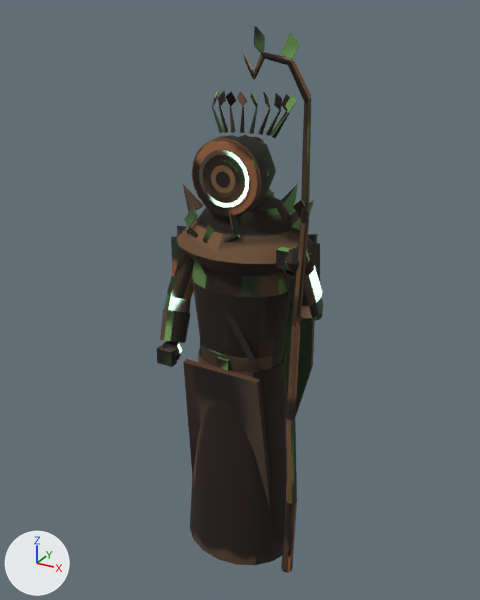
One commit to the glTF model assets/models/grove_voice.glb: the scene before it, then after it.
One viewpoint serves both versions: a 50 mm camera at (1.33, -2.42, 2.58) aimed at (-0.03, 0.05, 1.34). The lights are fixed; the arrows at lower left show +X, +Y and +Z. The older version comes first. Vertices at exactly the same position are counted once.

In view in the first picture: 'GroveVoiceMesh'.
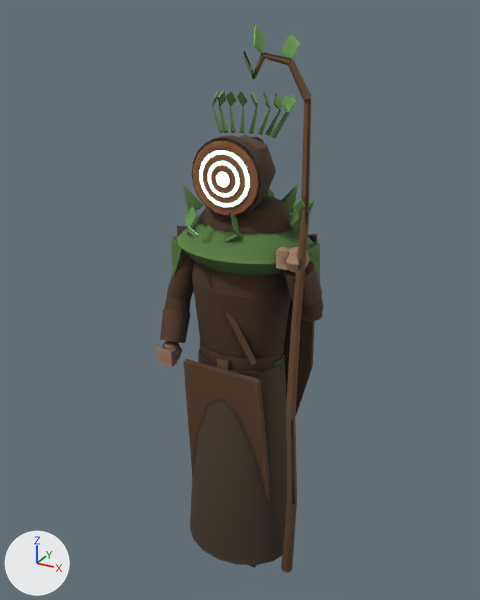
What differs and where, as boxes [x1, y1, x2, y2] in the pictures (480 x 600 px):
part 1 of me_grovevoicemesh, added (mostly hidden)
    after: [272, 352, 284, 369]
part 2 of me_grovevoicemesh, surface changed
    both: [157, 26, 323, 573]

Edits to the bpy script that builds the scene:
```text
Change me_grovevoicemesh:
    used by ob_grovevoicemesh; location = (0.0, 0.0, 0.0)
    remove me_grovevoicemesh.from_pydata(...)  # 1950 vertices, 3464 faces; spans x -0.37..0.41, y -0.24..0.31, z 0.0..2.52
    add me_grovevoicemesh.from_pydata(...)  # 2090 vertices, 3728 faces; spans x -0.37..0.41, y -0.24..0.31, z 0.0..2.52
    me_grovevoicemesh part 1: the loose piece of 24 vertices spanning x 0.01..0.21, y -0.1..0.1, z 0.59..1.05 is copied, and the copy is scaled about its middle by (1, 1, 1.16), then moved by (0.0, 0.0, 0.04); it spans x 0.01..0.21, y -0.1..0.1, z 0.58..1.12
    me_grovevoicemesh part 2: 3018 kept faces spanning x -0.37..0.41, y -0.24..0.31, z 0.04..2.52 get new texture (UV) coordinates
    other edits to the shape of me_grovevoicemesh do not show in these pictures
```
